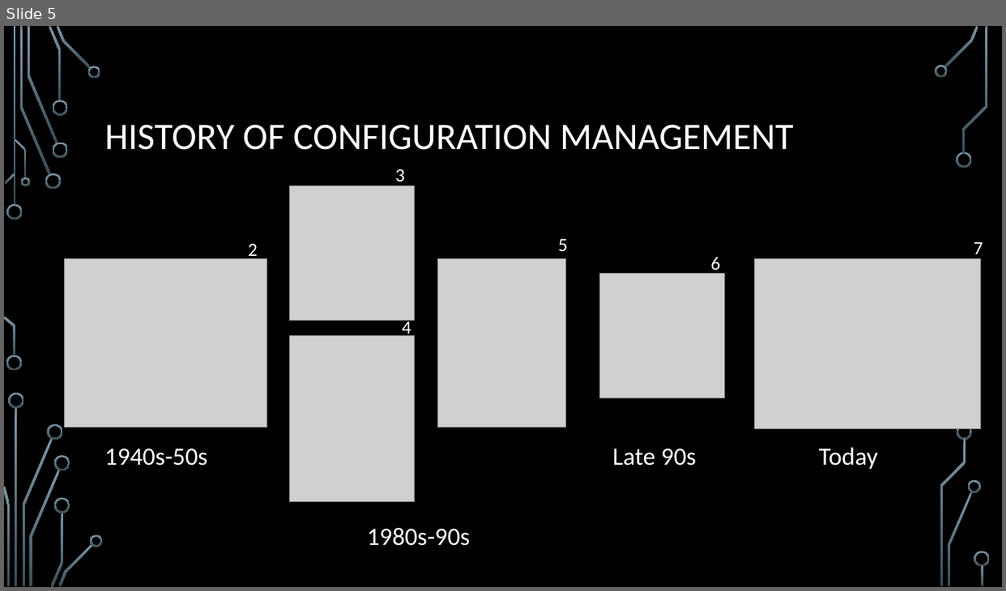
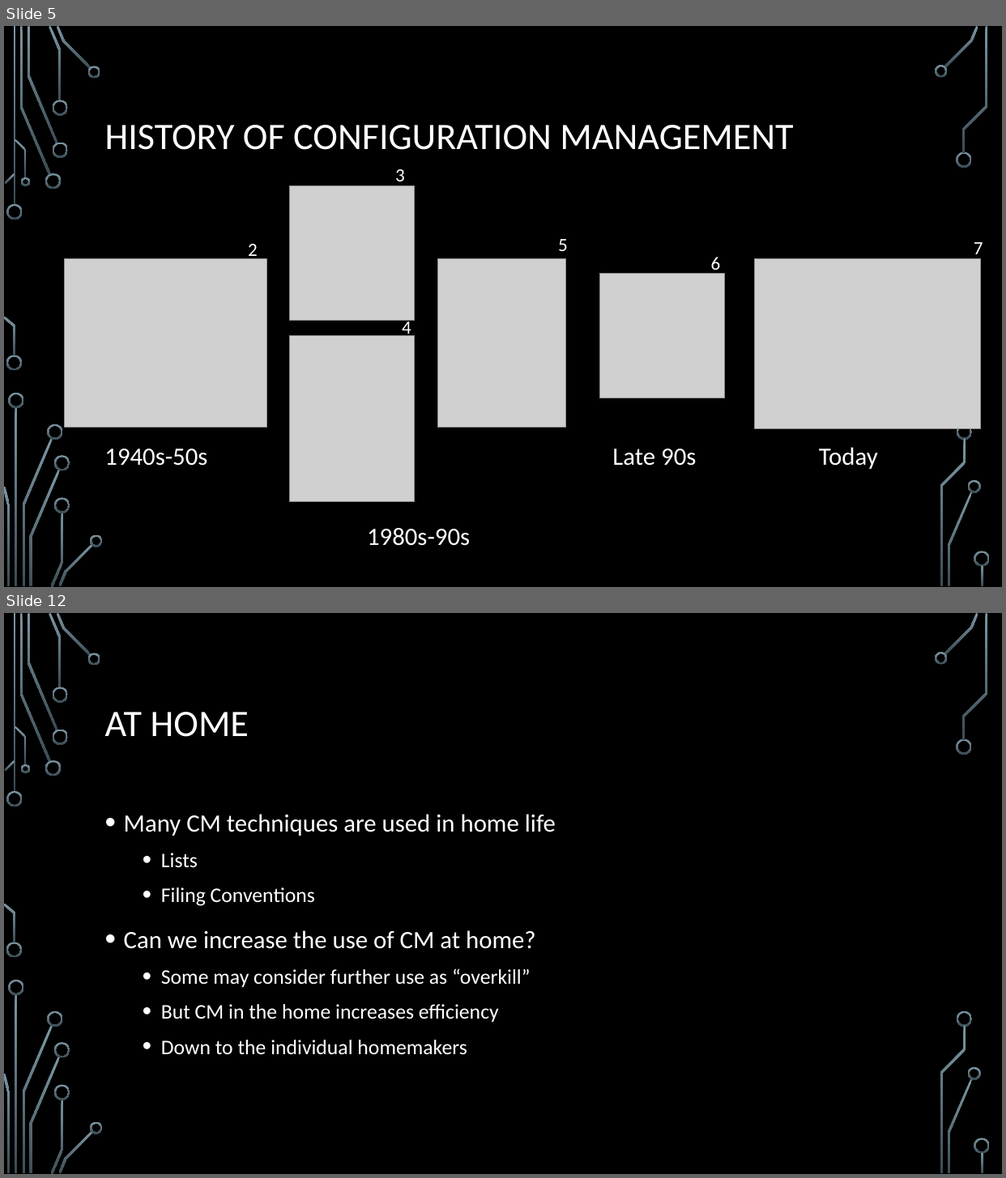
Before and after one commit to ChrisIrvine/SysEng-CM-Report, a slide deck: presentation/presentation.pptx. Shown one above the other, each under a label of ours: slide 5 before the commit, slides 5 and 12 after it; the slides between them are not shown. The pictures are 1006x591 and 1006x1178 pixels, drawn with LibreOffice and Linux fonts; fonts in the diff are those of the drawing; grey boxes stand for pictures; background and template pictures are left out. Boxes give left, top, right and bottom in pixels: in the first picture for what was removed or moved away, otherwise in the second. Text is boxed around its words. In the diff, an @@ line names an element or a change of style, - is before the commit and + after.

```diff
--- a/presentation/presentation.pptx
+++ b/presentation/presentation.pptx
@@ slide 12 added at [4, 613, 1002, 1174], background picture (left out); not listed: 36 template elements that a slide beside it also shows @@
@@ title added at [105, 712, 249, 737], 36 pt, text #FFFFFF @@
+AT HOME
@@ text added at [124, 814, 556, 1055], 20 pt, text #FFFFFF @@
+• Many CM techniques are used in home life
+  • Lists
+  • Filing Conventions
+• Can we increase the use of CM at home?
+  • Some may consider further use as “overkill”
+  • But CM in the home increases efficiency
+  • Down to the individual homemakers
```
Also in this commit, not shown: 3 slides changed, 10 other slides added, 1 other file.
